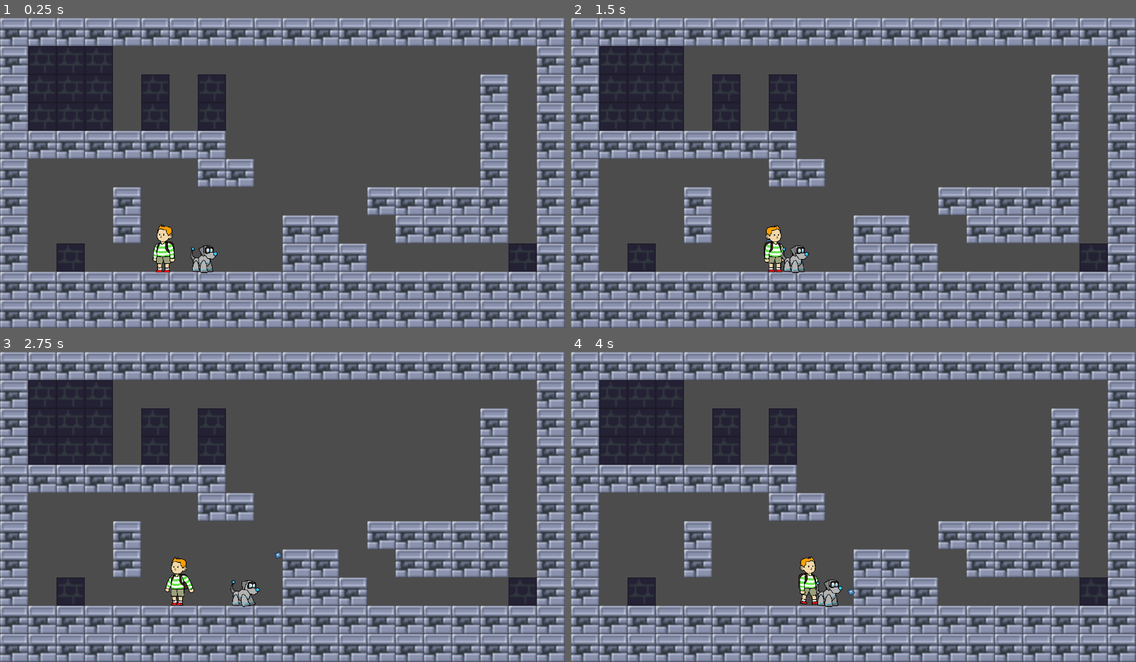
Above: before the commit, frames 1-4 (two rows, left to right).
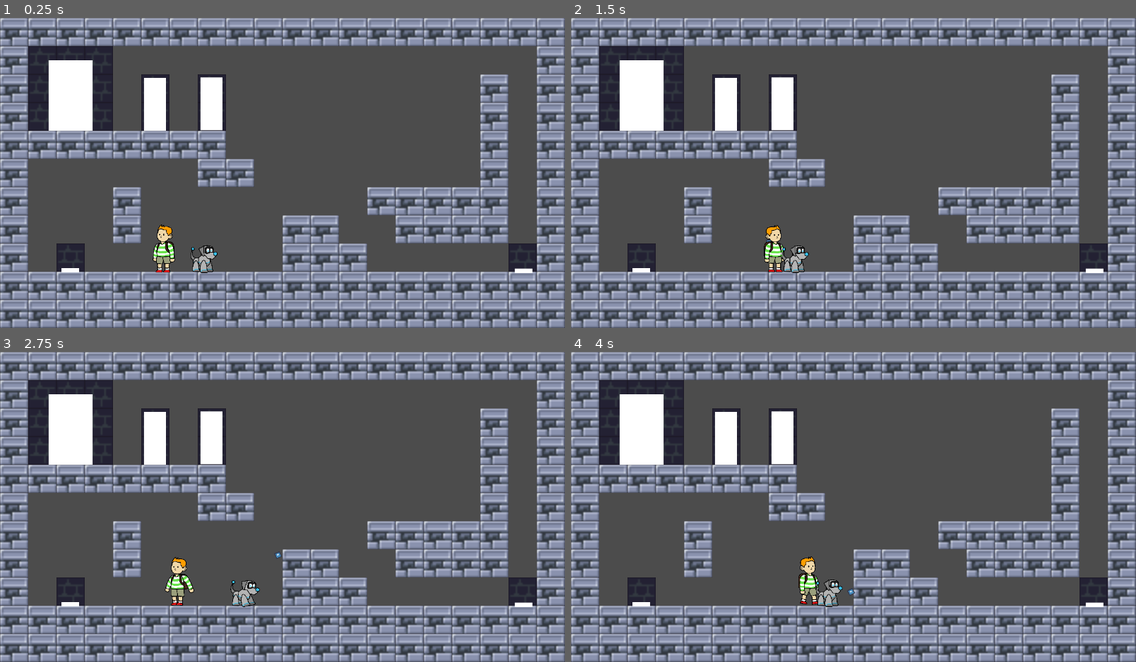
Above: after the commit, the same moments.

Repository: FavouredFool/special-disco
Game: Godot game, scene res://Levels/Level_2.tscn
Same seed, same stepped clock (60 frames per second), same inputs: the game is played once before the commit and once after it. This scene is started directly instead of the project's main scene. The engine's default icon, where the game draws it, is replaced by a stand-in: a white triangle on a blue panel in a dark square.
Inputs (mouse positions are in pixels of both pictures, inside the frame that each line leads up to):
- Up to frame 1 (0.25 s): no input
- Up to frame 2 (1.5 s): move the mouse to (977, 157) at 0.52 s; hold D (move_right) from 0.53 s (still down); click (977, 157) at 0.6 s; tap Space (jump) at 0.77 s; move the mouse to (740, 188) at 1.27 s; click (740, 188) at 1.35 s
- Up to frame 3 (2.75 s): tap Space (jump) at 1.52 s; move the mouse to (339, 438) at 2.02 s; release D (move_right) at 2.03 s; hold A (move_left) from 2.03 s (still down); click (339, 438) at 2.1 s
- Up to frame 4 (4 s): move the mouse to (825, 569) at 2.77 s; release A (move_left) at 2.78 s; hold D (move_right) from 2.78 s (still down); click (825, 569) at 2.85 s; tap Space (jump) at 3.02, 3.77 s; move the mouse to (1023, 553) at 3.52 s; click (1023, 553) at 3.6 s

The runs differ from the first frame. In frame 1, 3.2% of the frame differs, in the area x 8-95%, y 13-83%; in frame 2, 3.2%; in frame 3, 3.2%; in frame 4, 3.2%.

Commit message:
fix: Levelchanges

Diff:
--- a/Levels/Level_2.tscn
+++ b/Levels/Level_2.tscn
@@ -1,10 +1,12 @@
-[gd_scene load_steps=9 format=2]
+[gd_scene load_steps=11 format=2]
 
 [ext_resource path="res://Scenes/Player.tscn" type="PackedScene" id=1]
 [ext_resource path="res://Scenes/BallSpawner.tscn" type="PackedScene" id=2]
 [ext_resource path="res://Scenes/Dog.tscn" type="PackedScene" id=3]
 [ext_resource path="res://tileset.png" type="Texture" id=4]
 [ext_resource path="res://Scenes/Exit.tscn" type="PackedScene" id=5]
+[ext_resource path="res://Scenes/Button.tscn" type="PackedScene" id=6]
+[ext_resource path="res://Scenes/Door.tscn" type="PackedScene" id=7]
 
 [sub_resource type="ConvexPolygonShape2D" id=4]
 points = PoolVector2Array( 0, 0, 16, 0, 16, 16, 0, 16 )
@@ -75,4 +77,21 @@
 speed = 250.0
 
 [node name="Exit" parent="." instance=ExtResource( 5 )]
-position = Vector2( 1491, 220 )
+position = Vector2( 160, 176 )
+
+[node name="Button" parent="." instance=ExtResource( 6 )]
+position = Vector2( 1186, 579 )
+
+[node name="Button2" parent="." instance=ExtResource( 6 )]
+position = Vector2( 159, 578 )
+
+[node name="Door" parent="." instance=ExtResource( 7 )]
+position = Vector2( 479, 195 )
+
+[node name="Door2" parent="." instance=ExtResource( 7 )]
+position = Vector2( 351, 196 )
+
+[connection signal="button_pressed" from="Button" to="Door" method="_on_Button_button_pressed"]
+[connection signal="button_released" from="Button" to="Door" method="_on_Button_button_released"]
+[connection signal="button_pressed" from="Button2" to="Door2" method="_on_Button_button_pressed"]
+[connection signal="button_released" from="Button2" to="Door2" method="_on_Button_button_released"]
--- a/Scenes/Exit.tscn
+++ b/Scenes/Exit.tscn
@@ -3,7 +3,7 @@
 [ext_resource path="res://Scripts/ExitScript.gd" type="Script" id=1]
 
 [sub_resource type="RectangleShape2D" id=1]
-extents = Vector2( 96, 80 )
+extents = Vector2( 37, 80 )
 
 [node name="Exit" type="Node2D"]
 script = ExtResource( 1 )
